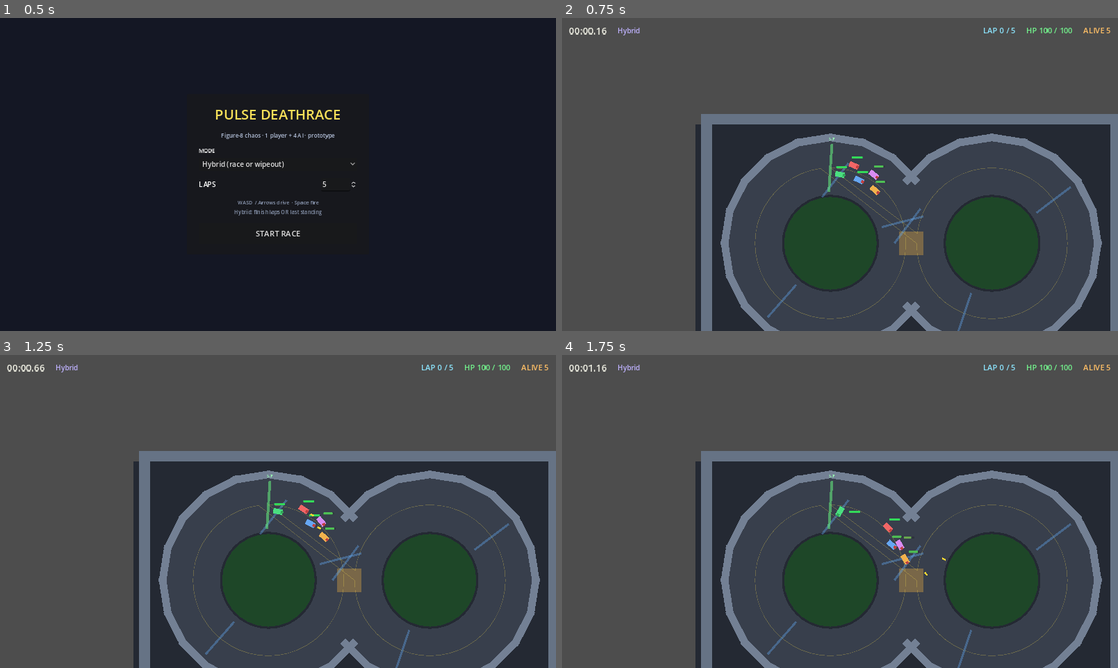
Above: before the commit, frames 1-4 (two rows, left to right).
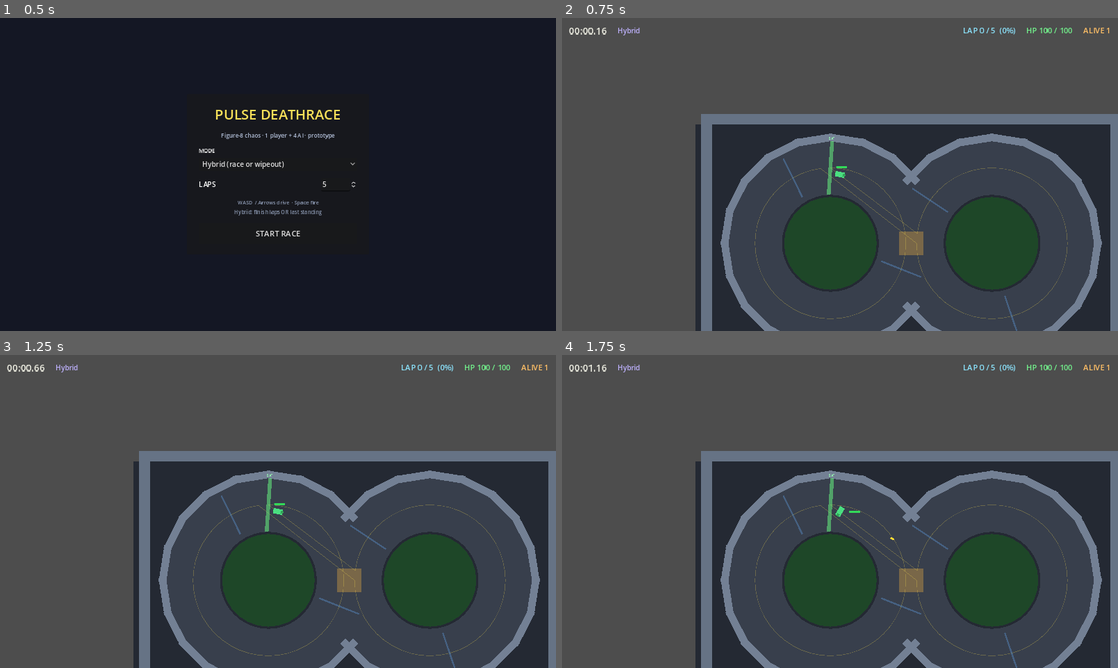
Above: after the commit, the same moments.

Repository: Jackthegr8at/PULSE_DeathRace
Game: Godot game, scene res://scenes/Setup.tscn
Two runs of this game, one before a commit and one after it. Both use one fixed random seed, a clock stepped at 60 frames per second and the inputs below.
Inputs:
- Up to frame 1 (0.5 s): no input
- Up to frame 2 (0.75 s): click "START RACE" at 0.5 s
- Up to frame 3 (1.25 s): no input
- Up to frame 4 (1.75 s): hold D (steer_right) from 1.28 s (still down); tap Space (fire) at 1.35 s

Frame 1 is identical in both runs. In frame 2, 0.8% of the frame differs, in the area x 36-99%, y 3-100%; in frame 3, 0.8%; in frame 4, 0.8%.
Error after the commit: Parse Error: The member "race_path" already exists in parent class Car. (res://scripts/cars/AICar.gd:15)

Commit message:
fix: reliable path-based lap counting
Replace strict ordered checkpoints (easy to miss) with race-line distance
tracking, wider S/F gate, and HUD progress percent.

Diff:
--- a/scripts/Main.gd
+++ b/scripts/Main.gd
@@ -44,14 +44,13 @@
 	if track == null:
 		return
 	var spawns := track.get_spawn_transforms()
-	var checkpoint_count := track.get_checkpoint_count()
 	var path := track.get_race_path()
 
 	# Player at first spawn
 	player = PlayerScene.instantiate() as Car
 	_place_car(player, spawns, 0)
 	add_child(player)
-	player.setup_lap_tracking(checkpoint_count)
+	player.setup_lap_tracking(path)
 	player.died.connect(_on_car_died)
 	player.race_finished.connect(_on_car_race_finished)
 	cars.append(player)
@@ -62,7 +61,7 @@
 		var spawn_i := mini(i + 1, maxi(spawns.size() - 1, 0))
 		_place_car(ai, spawns, spawn_i)
 		add_child(ai)
-		ai.setup_lap_tracking(checkpoint_count)
+		ai.setup_lap_tracking(path)
 		if ai.has_method("setup_ai"):
 			var color := _ai_colors[i % _ai_colors.size()]
 			ai.setup_ai(path, color, "AI-%d" % (i + 1))
--- a/scripts/cars/Car.gd
+++ b/scripts/cars/Car.gd
@@ -52,9 +52,15 @@
 var _speed: float = 0.0
 
 ## Lap / race state (used when MatchConfig.uses_laps())
-var next_checkpoint: int = 0
 var laps_completed: int = 0
-var total_checkpoints: int = 0
+var race_path: Path2D = null
+## How much of the race line we've covered this lap (world units along path).
+var _lap_distance: float = 0.0
+var _last_path_offset: float = 0.0
+var _path_length: float = 0.0
+## Fraction of full path required before S/F / wrap can count a lap.
+@export var lap_min_path_fraction: float = 0.45
+var _lap_cooldown: float = 0.0
 
 
 func _ready() -> void:
@@ -93,10 +99,18 @@
 		velocity = Vector2.ZERO
 
 
-func setup_lap_tracking(checkpoint_count: int) -> void:
-	total_checkpoints = checkpoint_count
-	next_checkpoint = 0
+func setup_lap_tracking(path: Path2D, _checkpoint_count: int = 0) -> void:
+	## Path-progress lap counting (reliable). Checkpoints are visual only.
+	race_path = path
 	laps_completed = 0
+	_lap_distance = 0.0
+	_lap_cooldown = 0.0
+	_path_length = 0.0
+	if race_path and race_path.curve:
+		_path_length = race_path.curve.get_baked_length()
+		_last_path_offset = race_path.curve.get_closest_offset(
+			race_path.to_local(global_position)
+		)
 
 
 func _physics_process(delta: float) -> void:
@@ -105,8 +119,11 @@
 
 	if _cooldown_left > 0.0:
 		_cooldown_left = maxf(0.0, _cooldown_left - delta)
+	if _lap_cooldown > 0.0:
+		_lap_cooldown = maxf(0.0, _lap_cooldown - delta)
 
 	_apply_vehicle_physics(delta)
+	_update_lap_progress()
 	# Keep HP bar upright in world space
 	if hp_bar:
 		hp_bar.rotation = -rotation
@@ -224,21 +241,64 @@
 		queue_free()
 
 
-func on_checkpoint(index: int) -> void:
-	if not is_alive or not MatchConfig.uses_laps():
-		return
-	if index == next_checkpoint:
-		next_checkpoint += 1
+func on_checkpoint(_index: int) -> void:
+	## Kept for Track Area2D hooks / future UI. Laps use path progress.
+	pass
 
 
 func on_start_finish() -> void:
-	if not is_alive or not MatchConfig.uses_laps():
-		return
-	# Require all checkpoints before counting a lap (blocks reverse cheese)
-	if total_checkpoints > 0 and next_checkpoint < total_checkpoints:
-		return
+	## Crossing the painted S/F line can complete a lap if we've driven enough track.
+	_try_complete_lap("start_finish_gate")
+
+
+func _update_lap_progress() -> void:
+	if not MatchConfig.uses_laps():
+		return
+	if race_path == null or race_path.curve == null or _path_length <= 1.0:
+		return
+
+	var curve := race_path.curve
+	var local_pos := race_path.to_local(global_position)
+	var offset := curve.get_closest_offset(local_pos)
+	# Ignore updates when far off the ribbon (avoids figure-8 cross confusion a bit)
+	var on_path_point := curve.sample_baked(offset)
+	if local_pos.distance_to(on_path_point) > 140.0:
+		_last_path_offset = offset
+		return
+
+	var delta_off := offset - _last_path_offset
+	var half := _path_length * 0.5
+
+	# Forward along path
+	if delta_off > 0.0 and delta_off < half:
+		_lap_distance += delta_off
+	# Wrapped past the end of the curve (crossed start region along the race line)
+	elif _last_path_offset > _path_length * 0.72 and offset < _path_length * 0.28:
+		var wrap_forward := (_path_length - _last_path_offset) + offset
+		if wrap_forward < half:
+			_lap_distance += wrap_forward
+		_try_complete_lap("path_wrap")
+	# Large jump (figure-8 closest-point flip) — ignore, don't corrupt distance
+	elif absf(delta_off) >= half:
+		pass
+
+	_last_path_offset = offset
+
+
+func _try_complete_lap(_reason: String = "") -> void:
+	if not is_alive or not MatchConfig.uses_laps() or _match_over:
+		return
+	if _lap_cooldown > 0.0:
+		return
+	if _path_length <= 1.0:
+		return
+	# Must have driven a real portion of the figure-8 (not just sitting on S/F)
+	if _lap_distance < _path_length * lap_min_path_fraction:
+		return
+
 	laps_completed += 1
-	next_checkpoint = 0
+	_lap_distance = 0.0
+	_lap_cooldown = 2.0 ## Prevent double-count while lingering on the line
 	lap_completed.emit(self, laps_completed)
 	if laps_completed >= MatchConfig.lap_count:
 		race_finished.emit(self)
@@ -246,3 +306,10 @@
 
 func get_forward_vector() -> Vector2:
 	return Vector2.RIGHT.rotated(rotation)
+
+
+func get_lap_progress_ratio() -> float:
+	## 0..1 progress toward the next lap (for HUD).
+	if _path_length <= 1.0:
+		return 0.0
+	return clampf(_lap_distance / _path_length, 0.0, 1.0)
--- a/scripts/tracks/Track.gd
+++ b/scripts/tracks/Track.gd
@@ -227,46 +227,33 @@
 	if race_path == null or race_path.curve == null:
 		return
 	var length := race_path.curve.get_baked_length()
-	# Place 6 checkpoints evenly; start/finish near offset 0
-	var count := 6
+	# Visual sector markers only — lap counting is path-progress based on cars.
+	var count := 4
 	checkpoint_count = count
 	for i in count:
 		var offset := length * (float(i) + 0.5) / float(count)
 		var pos := race_path.curve.sample_baked(offset)
 		var next_pos := race_path.curve.sample_baked(fmod(offset + 20.0, length))
 		var ang := (next_pos - pos).angle()
-		_add_checkpoint(i, pos, ang)
-
-	# Start/finish at beginning of path (top of left loop)
+		_add_checkpoint_marker(i, pos, ang)
+
+	# Wide start/finish gate (backup lap complete when enough path distance)
 	var sf_pos := race_path.curve.sample_baked(0.0)
 	var sf_next := race_path.curve.sample_baked(25.0)
 	_add_start_finish(sf_pos, (sf_next - sf_pos).angle())
 
 
-func _add_checkpoint(index: int, pos: Vector2, ang: float) -> void:
-	var area := Area2D.new()
-	area.name = "Checkpoint_%d" % index
-	area.position = pos
-	area.rotation = ang
-	area.collision_layer = 0
-	area.collision_mask = 2 # cars
-	area.monitoring = true
-	var shape := CollisionShape2D.new()
-	var rect := RectangleShape2D.new()
-	rect.size = Vector2(36, track_half_width * 2.0)
-	shape.shape = rect
-	area.add_child(shape)
+func _add_checkpoint_marker(index: int, pos: Vector2, ang: float) -> void:
+	var vis_root := Node2D.new()
+	vis_root.name = "CheckpointMark_%d" % index
+	vis_root.position = pos
+	vis_root.rotation = ang
 	var vis := ColorRect.new()
-	vis.size = Vector2(8, track_half_width * 1.6)
-	vis.position = Vector2(-4, -track_half_width * 0.8)
-	vis.color = Color(0.4, 0.7, 1.0, 0.35)
-	area.add_child(vis)
-	area.body_entered.connect(func(body: Node) -> void:
-		if body is Car:
-			(body as Car).on_checkpoint(index)
-			car_checkpoint.emit(body as Car, index)
-	)
-	_areas_root.add_child(area)
+	vis.size = Vector2(6, track_half_width * 1.6)
+	vis.position = Vector2(-3, -track_half_width * 0.8)
+	vis.color = Color(0.4, 0.7, 1.0, 0.3)
+	vis_root.add_child(vis)
+	_areas_root.add_child(vis_root)
 
 
 func _add_start_finish(pos: Vector2, ang: float) -> void:
@@ -277,19 +264,21 @@
 	area.collision_layer = 0
 	area.collision_mask = 2
 	area.monitoring = true
+	area.monitorable = false
 	var shape := CollisionShape2D.new()
 	var rect := RectangleShape2D.new()
-	rect.size = Vector2(40, track_half_width * 2.2)
+	# Thick gate across the full lane so it's hard to miss
+	rect.size = Vector2(70, track_half_width * 2.6)
 	shape.shape = rect
 	area.add_child(shape)
 	var vis := ColorRect.new()
-	vis.size = Vector2(10, track_half_width * 1.8)
-	vis.position = Vector2(-5, -track_half_width * 0.9)
+	vis.size = Vector2(14, track_half_width * 2.0)
+	vis.position = Vector2(-7, -track_half_width)
 	vis.color = Color(0.4, 0.95, 0.5, 0.55)
 	area.add_child(vis)
 	var label := Label.new()
 	label.text = "S/F"
-	label.position = Vector2(-12, -track_half_width - 18)
+	label.position = Vector2(-14, -track_half_width - 20)
 	label.add_theme_font_size_override("font_size", 14)
 	label.add_theme_color_override("font_color", Color(0.6, 1.0, 0.7))
 	area.add_child(label)
--- a/scripts/ui/HUD.gd
+++ b/scripts/ui/HUD.gd
@@ -43,6 +43,10 @@
 	var seconds := int(_elapsed) % 60
 	var ms := int(fmod(_elapsed, 1.0) * 100.0)
 	timer_label.text = "%02d:%02d.%02d" % [minutes, seconds, ms]
+	# Live lap progress so path-tracking is visible while racing
+	if MatchConfig.uses_laps() and _player and is_instance_valid(_player) and _player.is_alive:
+		var pct := int(_player.get_lap_progress_ratio() * 100.0)
+		lap_label.text = "LAP %d / %d  (%d%%)" % [_player.laps_completed, MatchConfig.lap_count, pct]
 
 
 func _on_player_health(current: float, maximum: float) -> void:
